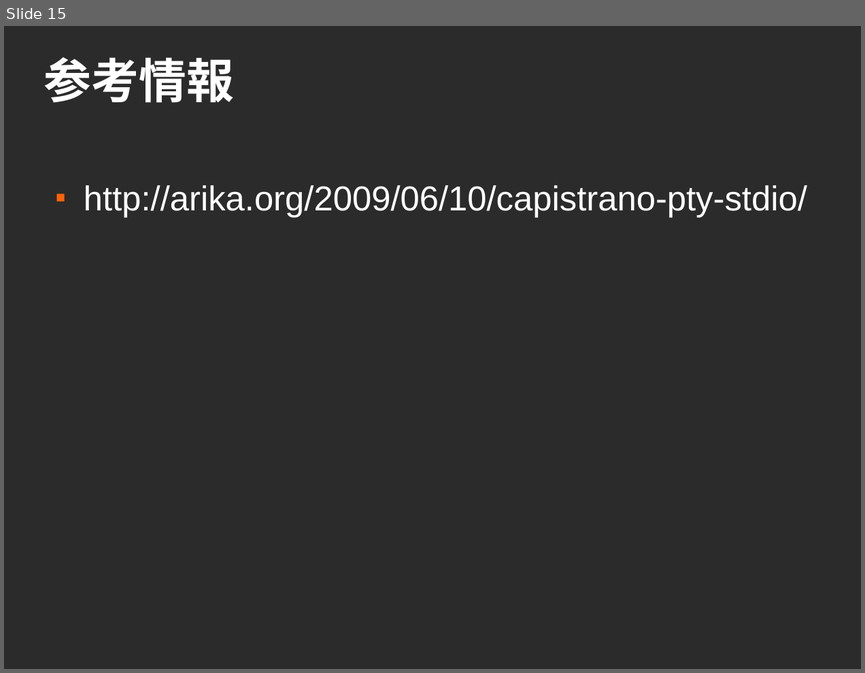
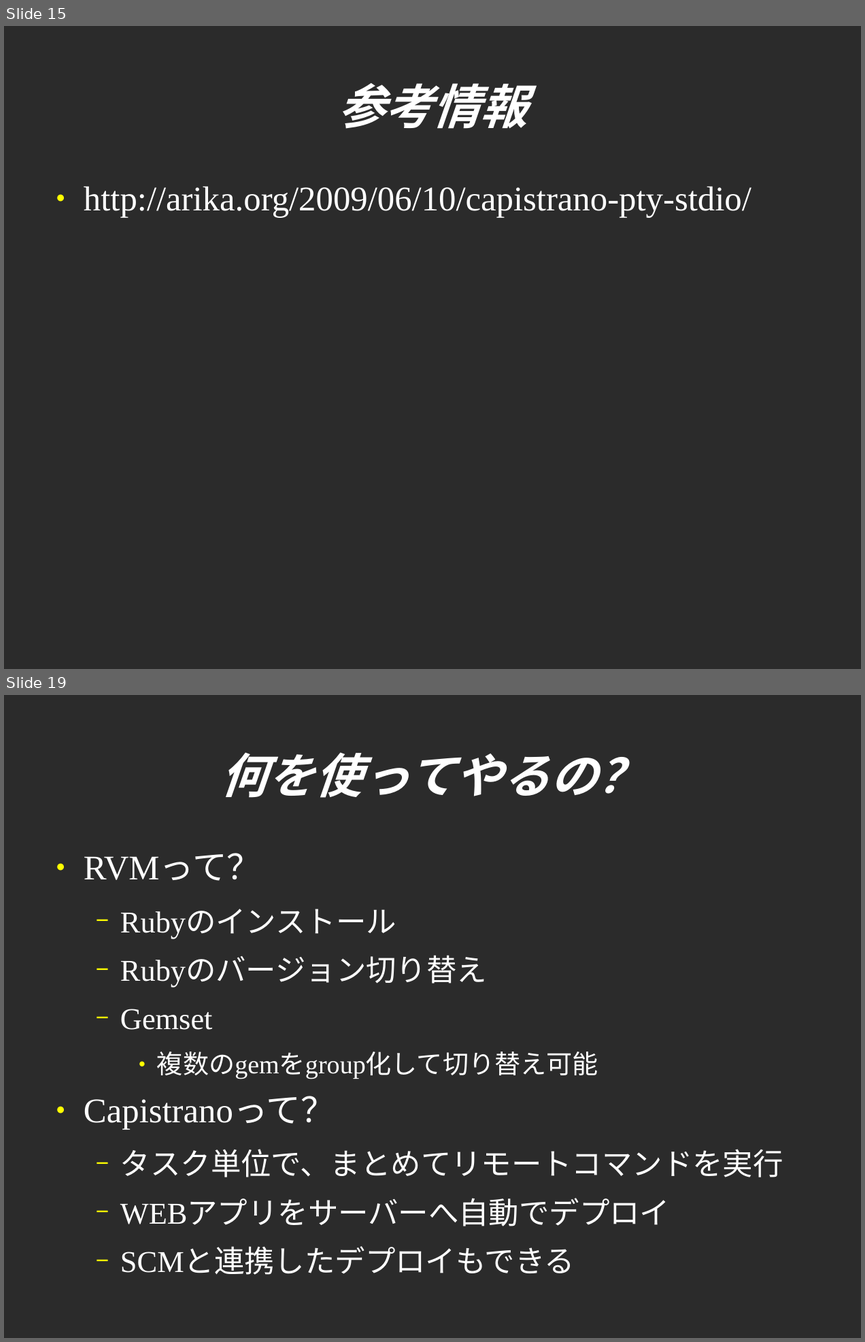
Before and after one commit to sendagayarb/mokmok_2012-05-28, a slide deck: fukajun/capistrano.odp. Shown one above the other, each under a label of ours: slide 15 before the commit, slides 15 and 19 after it; the slides between them are not shown. The pictures are 865x673 and 865x1342 pixels, drawn with LibreOffice and Linux fonts; fonts in the diff are those of the drawing; background and template pictures are left out; a plain dark background stands for a picture behind light text. Boxes give left, top, right and bottom in pixels: in the first picture for what was removed or moved away, otherwise in the second. Text is boxed around its words. In the diff, an @@ line names an element or a change of style, - is before the commit and + after.

```diff
--- a/fukajun/capistrano.odp
+++ b/fukajun/capistrano.odp
@@ slide 19 added at (4,695,861,1338), background picture (left out) @@
@@ title added at (220,752,645,798), 44 pt, text #FFFFFF, bold, italic @@
+何を使ってやるの？
@@ text added at (84,853,783,1274), 28 pt, text #FFFFFF @@
+● RVMって？
+  − Rubyのインストール
+  − Rubyのバージョン切り替え
+  − Gemset
+    ● 複数のgemをgroup化して切り替え可能
+● Capistranoって？
+  − タスク単位で、まとめてリモートコマンドを実行
+  − WEBアプリをサーバーへ自動でデプロイ
+  − SCMと連携したデプロイもできる
@@ slide 15 changed as well @@
@@ title "参考情報": place and size @@
-title "参考情報" at (44,57,234,103)
+title "参考情報" at (337,83,527,129)
@@ title "参考情報" at (337,83,527,129): font Arial to Times New Roman, italic on; alignment left to centre @@
@@ text "http://arika.org/2009/06/10/capistrano-pty-stdio/" at (84,186,751,218): font Arial to Times New Roman; bullet ■ to ●; bullet colour #FF6309 to #FFFF00 @@
```
Also in this commit, not shown: 12 other slides changed, 16 other slides added.
